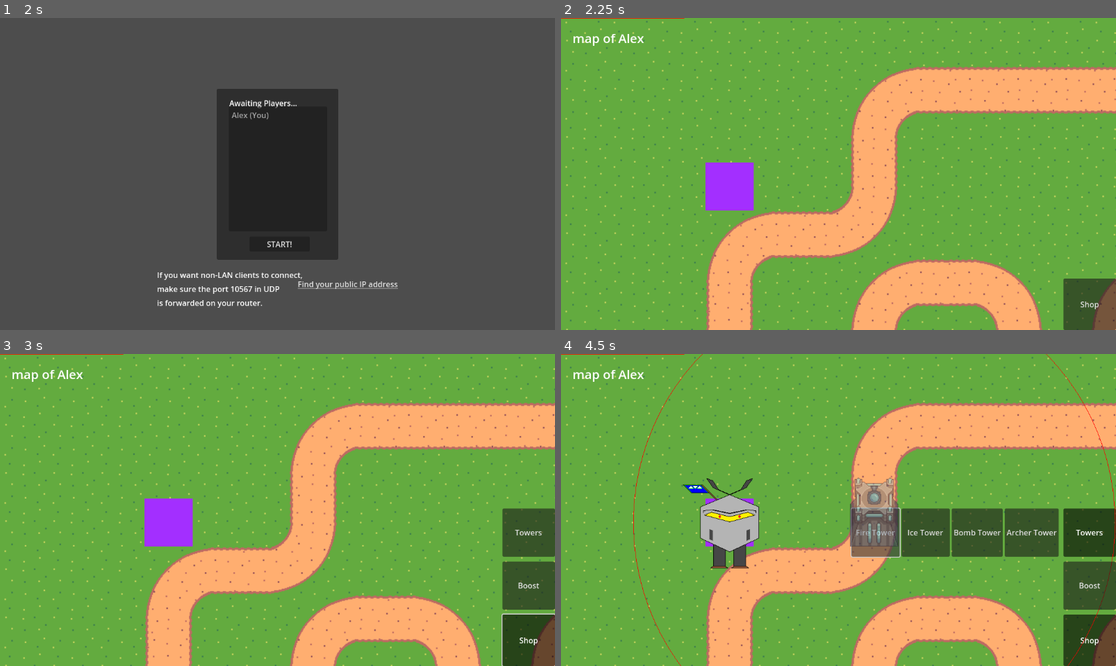
Above: before the commit, frames 1-4 (two rows, left to right).
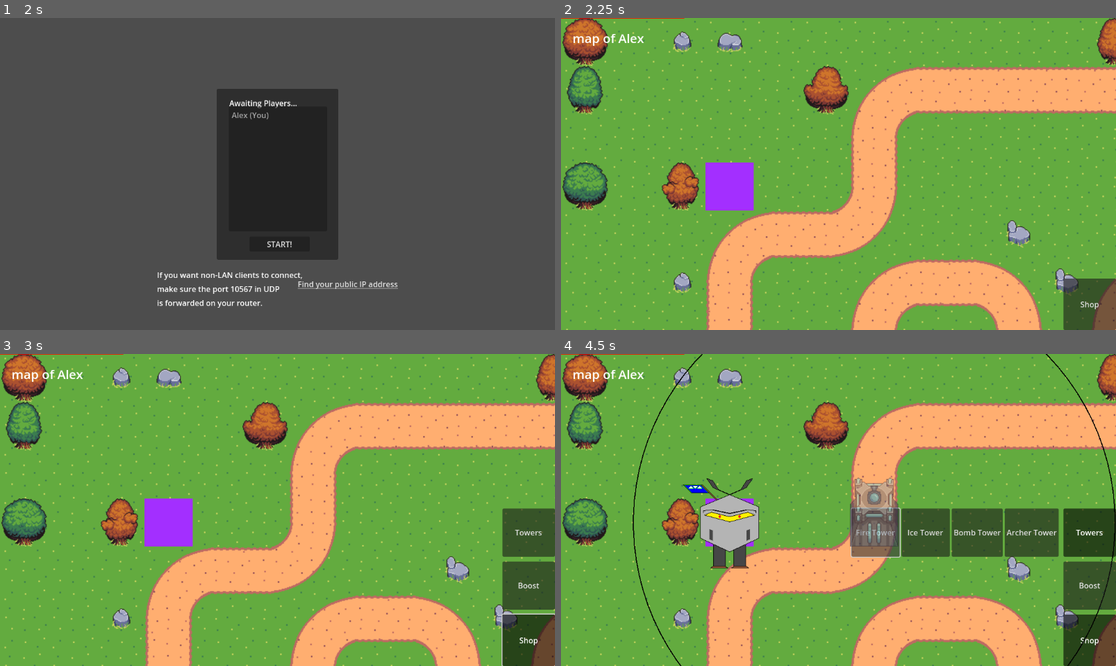
Above: after the commit, the same moments.

Repository: m-conti/melonjam2023
Game: Godot game, scene res://game.tscn
The game is run twice, just before and just after one commit, with the same random seed, the same clock (stepped at 60 frames per second) and the same inputs.
Inputs (mouse positions are in pixels of both pictures, inside the frame that each line leads up to):
- Up to frame 1 (2 s): click (255, 155) at 0.52 s; type "Alex" at 0.6 s; click "Host" at 1.25 s
- Up to frame 2 (2.25 s): click "START!" at 2 s
- Up to frame 3 (3 s): click "Shop" at 2.75 s
- Up to frame 4 (4.5 s): click "Towers" at 3.5 s; click "Fire Tower" at 4.25 s

Frame 1 is identical in both runs. In frame 2, 5.1% of the frame differs, in the area x 0-100%, y 0-89%; in frame 3, 5.1%; in frame 4, 5.6%, in the area x 0-100%, y 0-100%.

Commit message:
bushes

Diff:
--- a/HUD/Buttons/TowerButton.gd
+++ b/HUD/Buttons/TowerButton.gd
@@ -10,4 +10,4 @@
 	if ghost == null:
 		return
 
-	draw_arc(ghost.position, ghost.get_node("Area2D/CollisionShape2D").shape.radius, 0., TAU, 100, Color.RED)
+	draw_arc(ghost.position, ghost.get_node("Area2D/CollisionShape2D").shape.radius, 0., TAU, 100, Color.BLACK, 2)
--- a/map.tscn
+++ b/map.tscn
@@ -131,6 +131,13 @@
 tile_set = SubResource("TileSet_8ovdc")
 format = 2
 layer_0/tile_data = PackedInt32Array(0, 393216, 2, 65536, 393216, 2, 131072, 393216, 2, 196608, 393216, 2, 262144, 3932 …(4505 unchanged characters)…
+layer_1/name = ""
+layer_1/enabled = true
+layer_1/modulate = Color(1, 1, 1, 1)
+layer_1/y_sort_enabled = false
+layer_1/y_sort_origin = 0
+layer_1/z_index = 0
+layer_1/tile_data = PackedInt32Array(458752, 851968, 13, 2, 917504, 12, 327682, 917504, 12, 3, 851968, 12, 524295, 851968, 12, 458760, 917504, 13, 524296, 917504, 7, 262153, 851968, 13, 327690, 851968, 13, 655373, 851968, 13, 786448, 917504, 12, 458769, 917504, 13, 262162, 917504, 13, 786450, 917504, 13, 65536, 851968, 6, 196608, 917504, 6, 786433, 917504, 6, 393230, 851968, 6, 16, 851968, 7, 589840, 917504, 6, 0, 917504, 9, 196610, 917504, 10, 65541, 851968, 10, 786442, 917504, 10, 11, 851968, 9, 131087, 917504, 9, 327695, 917504, 10, 524303, 917504, 10, 393233, 917504, 9, 524306, 917504, 10, 655361, 393216, 7, 655363, 917504, 13, 655365, 851968, 6, 589825, 851968, 9)
 
 [node name="HUD" parent="." instance=ExtResource("2_hm6il")]
 
